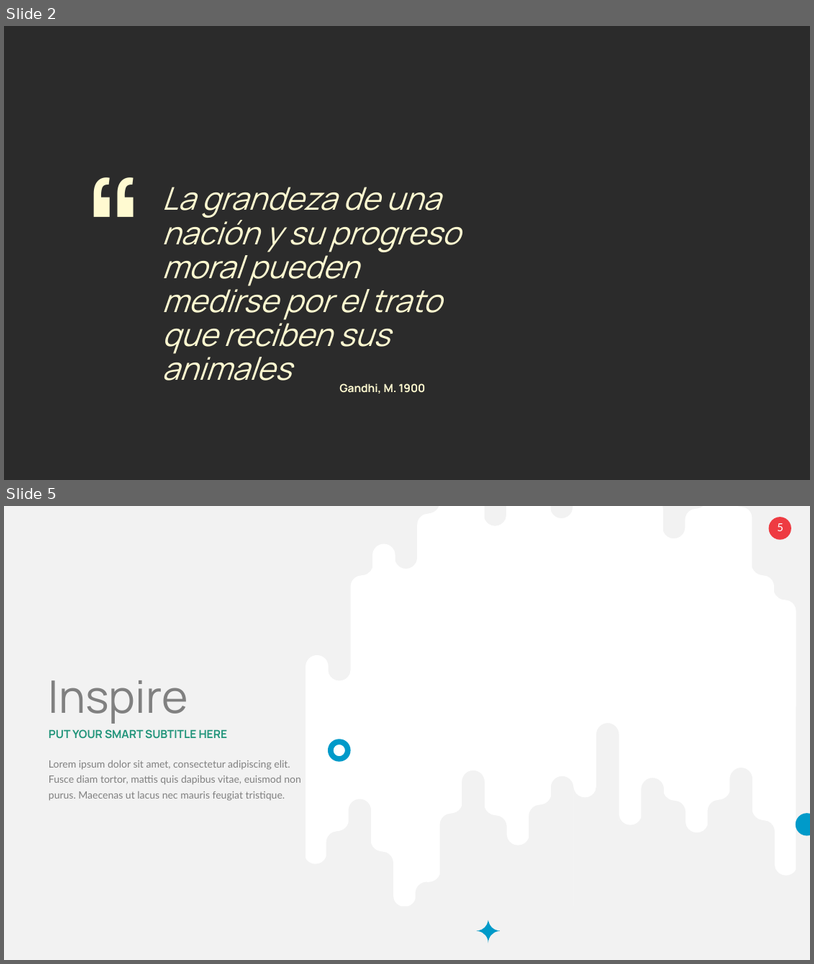
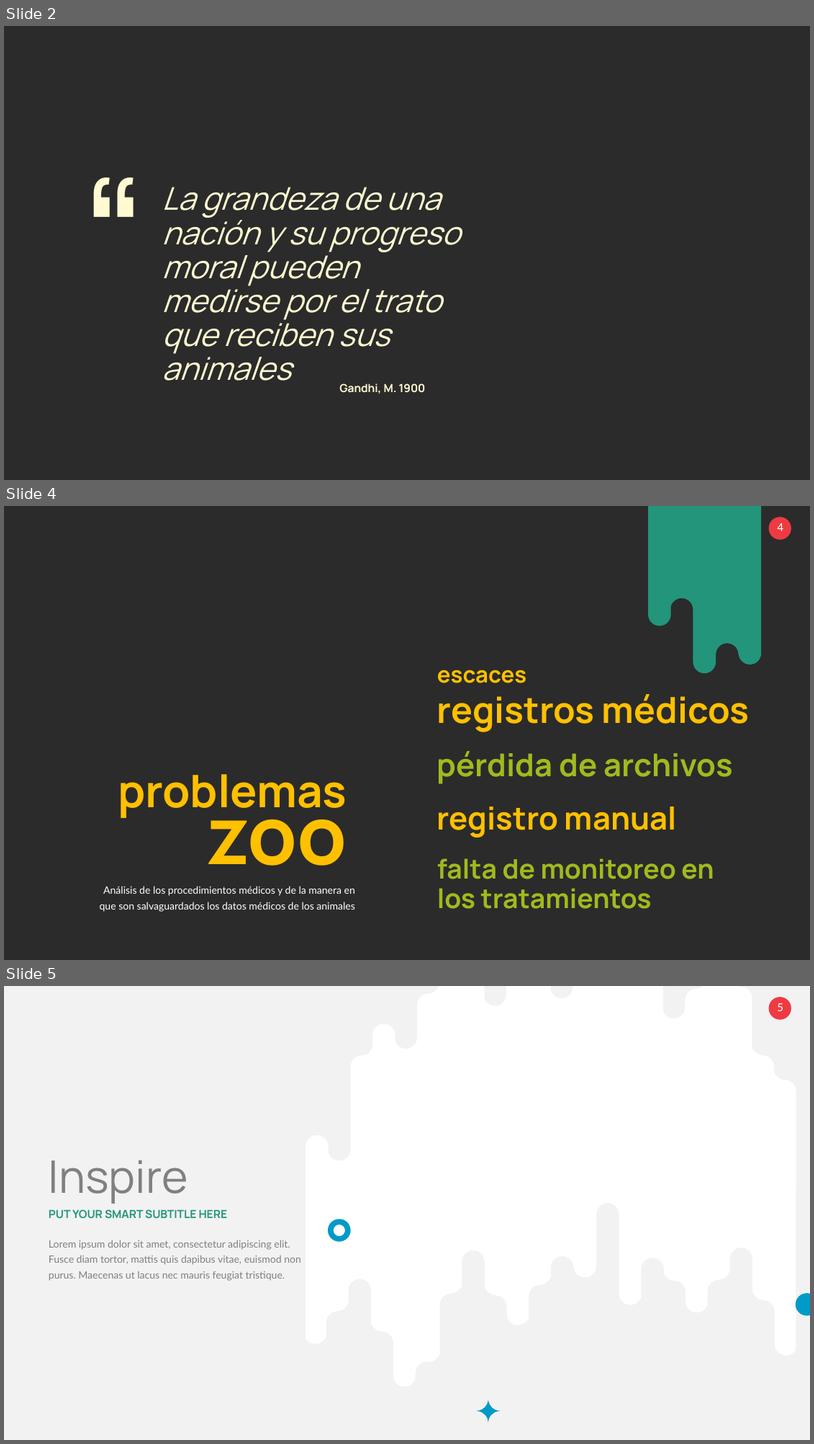
Before and after one commit to vieyrapy/book_minizoo, a slide deck: mzcj_presentacion.pptx. Shown one above the other, each under a label of ours: slides 2 and 5 before the commit, slides 2, 4 and 5 after it; the slides between them are not shown. The pictures are 814x964 and 814x1444 pixels, drawn with LibreOffice and Linux fonts; fonts in the diff are those of the drawing; background and template pictures are left out; a plain dark background stands for a picture behind light text. Boxes give left, top, right and bottom in pixels: in the first picture for what was removed or moved away, otherwise in the second. Text is boxed around its words. In the diff, an @@ line names an element or a change of style, - is before the commit and + after.

```diff
--- a/mzcj_presentacion.pptx
+++ b/mzcj_presentacion.pptx
@@ slide 4 added at (x1=4, y1=506, x2=810, y2=960), background picture (left out); not listed: 2 template elements that a slide beside it also shows @@
@@ freeform shape added at (x1=648, y1=506, x2=761, y2=674), fill #22957B @@
@@ text added at (x1=437, y1=669, x2=749, y2=732), 32 pt, text #FFC000, bold @@
+escaces
+registros médicos
@@ text added at (x1=437, y1=751, x2=733, y2=784), 28 pt, text #A0BA1E, bold @@
+pérdida de archivos
@@ text added at (x1=118, y1=774, x2=347, y2=818), 40 pt, text #FFC000, bold @@
+problemas
@@ text added at (x1=208, y1=789, x2=347, y2=865), 72 pt, text #FFC000, bold @@
+zoo
@@ text added at (x1=437, y1=806, x2=677, y2=837), 28 pt, text #FFC000, bold @@
+registro manual
@@ text added at (x1=437, y1=858, x2=714, y2=908), 24 pt, text #A0BA1E, bold @@
+falta de monitoreo en los tratamientos
@@ text added at (x1=100, y1=885, x2=355, y2=911), 9 pt, text #FFFFFF @@
+Análisis de los procedimientos médicos y de la manera en que son salvaguardados los datos médicos de los animales
```
Also in this commit, not shown: 10 slides changed, 1 other slide added, 1 slide removed, 1 other file.
